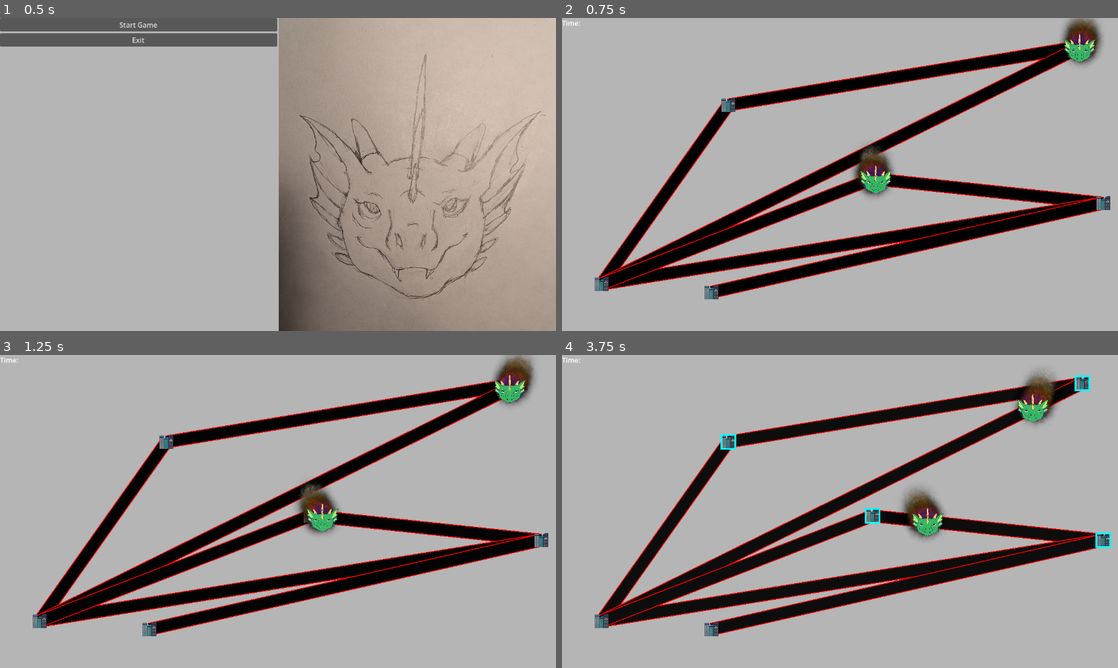
Above: before the commit, frames 1-4 (two rows, left to right).
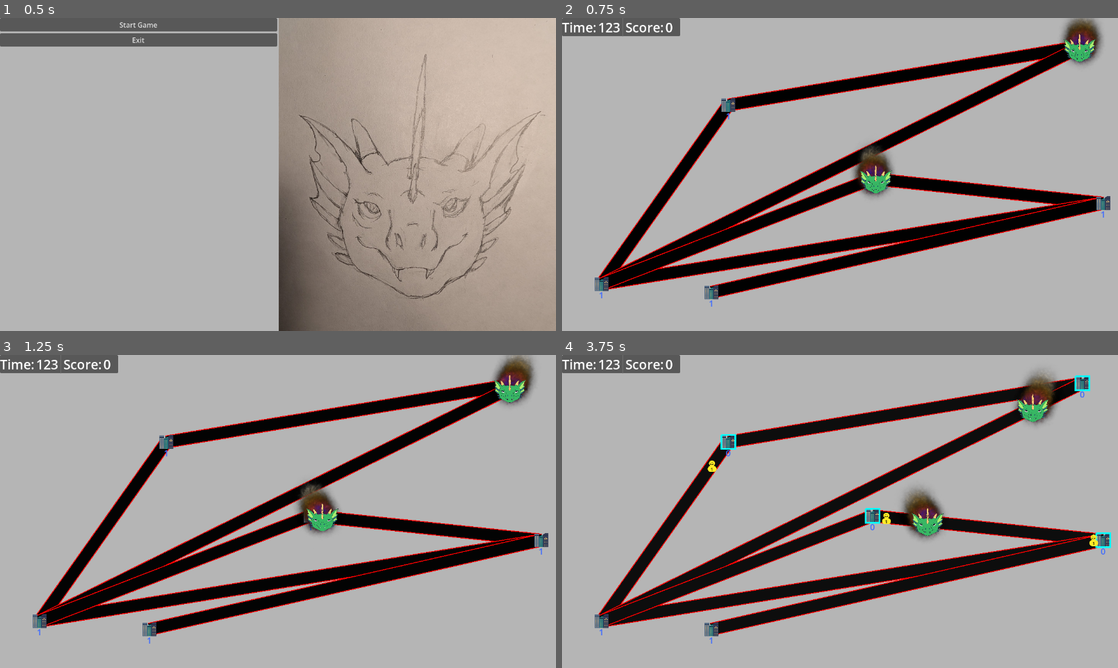
Above: after the commit, the same moments.

Repository: firefly2442/queble-game-jam
Game: Godot game, scene res://scenes/Main.tscn
The game is run twice, just before and just after one commit, with the same random seed, the same clock (stepped at 60 frames per second) and the same inputs.
Inputs (mouse positions are in pixels of both pictures, inside the frame that each line leads up to):
- Up to frame 1 (0.5 s): no input
- Up to frame 2 (0.75 s): click "Start Game" at 0.5 s
- Up to frame 3 (1.25 s): no input
- Up to frame 4 (3.75 s): drag from (1084, 383) to (728, 442) at 1.27 s; drag from (728, 442) to (1084, 383) at 2.02 s; move the mouse to (873, 514) at 2.77 s; click (873, 514) at 2.92 s; drag from (1101, 539) to (728, 442) at 3.52 s

Frame 1 is identical in both runs. In frame 2, 1.2% of the frame differs, in the area x 0-98%, y 0-93%; in frame 3, 1.2%; in frame 4, 1.4%.

Commit message:
feat: get people moving between cities and increasing score

Diff:
--- a/scenes/Game.tscn
+++ b/scenes/Game.tscn
@@ -7,10 +7,38 @@
 
 [node name="CanvasLayer" type="CanvasLayer" parent="." unique_id=2145528082]
 
-[node name="Label" type="Label" parent="CanvasLayer" unique_id=480742732]
-offset_right = 40.0
-offset_bottom = 23.0
+[node name="PanelContainer" type="PanelContainer" parent="CanvasLayer" unique_id=1321009856]
+offset_right = 272.0
+offset_bottom = 42.0
+size_flags_horizontal = 3
+
+[node name="HBoxContainer" type="HBoxContainer" parent="CanvasLayer/PanelContainer" unique_id=763324217]
+layout_mode = 2
+
+[node name="TimerLabel" type="Label" parent="CanvasLayer/PanelContainer/HBoxContainer" unique_id=480742732]
+layout_mode = 2
+theme_override_font_sizes/font_size = 30
 text = "Time:"
+
+[node name="TimerValue" type="Label" parent="CanvasLayer/PanelContainer/HBoxContainer" unique_id=1759522678]
+unique_name_in_owner = true
+layout_mode = 2
+theme_override_font_sizes/font_size = 30
+text = "123"
+
+[node name="VSeparator" type="VSeparator" parent="CanvasLayer/PanelContainer/HBoxContainer" unique_id=1731493083]
+layout_mode = 2
+
+[node name="ScoreLabel" type="Label" parent="CanvasLayer/PanelContainer/HBoxContainer" unique_id=1053470626]
+layout_mode = 2
+theme_override_font_sizes/font_size = 30
+text = "Score:"
+
+[node name="Score" type="Label" parent="CanvasLayer/PanelContainer/HBoxContainer" unique_id=768709311]
+unique_name_in_owner = true
+layout_mode = 2
+theme_override_font_sizes/font_size = 30
+text = "12"
 
 [node name="Cities" type="Node2D" parent="." unique_id=91813364]
 unique_name_in_owner = true
--- a/scenes/entities/City.tscn
+++ b/scenes/entities/City.tscn
@@ -26,4 +26,23 @@
 width = 4.0
 default_color = Color(0, 1, 1, 1)
 
+[node name="PeopleLabel" type="Label" parent="." unique_id=609405220]
+unique_name_in_owner = true
+anchors_preset = 15
+anchor_right = 1.0
+anchor_bottom = 1.0
+offset_left = -5.0
+offset_top = 13.0
+offset_right = 5.0
+offset_bottom = 36.0
+grow_horizontal = 2
+grow_vertical = 2
+theme_override_colors/font_color = Color(0.24313726, 0.41960785, 1, 1)
+theme_override_font_sizes/font_size = 20
+text = "1"
+
+[node name="PeopleTimer" type="Timer" parent="." unique_id=60212395]
+unique_name_in_owner = true
+
 [connection signal="input_event" from="Area2D" to="." method="_on_area_2d_input_event"]
+[connection signal="timeout" from="PeopleTimer" to="." method="_on_people_timer_timeout"]
--- a/scenes/entities/Person.tscn
+++ b/scenes/entities/Person.tscn
@@ -19,3 +19,18 @@
 [node name="CollisionShape2D" type="CollisionShape2D" parent="Area2D" unique_id=1054812038]
 position = Vector2(0.5, 5.5)
 shape = SubResource("RectangleShape2D_4txyp")
+
+[node name="PersonLabel" type="Label" parent="." unique_id=1255018045]
+unique_name_in_owner = true
+anchors_preset = 15
+anchor_right = 1.0
+anchor_bottom = 1.0
+offset_left = -5.0
+offset_top = 7.0
+offset_right = 5.0
+offset_bottom = 30.0
+grow_horizontal = 2
+grow_vertical = 2
+theme_override_colors/font_color = Color(0, 0, 0, 1)
+theme_override_font_sizes/font_size = 20
+text = "1"
--- a/scripts/Game.gd
+++ b/scripts/Game.gd
@@ -88,6 +88,15 @@
 func _user_select_city(city: City) -> void:
 	GameState.selected_city = city
 	city.drawBox()
+	if city.number_people_waiting > 0:
+		var person_scene: PackedScene = load("uid://c4nu0w2of1ome")
+		var person: Person = person_scene.instantiate()
+		person.global_position = city.global_position
+		person.starting_city = city
+		person.ending_city = city.connected_cities[0]
+		person.setNumberOfPeople(city.number_people_waiting)
+		city.number_people_waiting = 0
+		%People.add_child(person)
 
 func _process(_delta: float) -> void:
-	pass
+	(%Score as Label).text = str(GameState.people_delivered)
--- a/scripts/entities/City.gd
+++ b/scripts/entities/City.gd
@@ -4,6 +4,8 @@
 var city_position: Vector2i
 var connected_cities: Array[City] = []
 signal user_select_city(city: City)
+@export var people_speed: float = 15.0
+var number_people_waiting: int = 1
 
 func _ready() -> void:
 	self.global_position = city_position
@@ -20,9 +22,11 @@
 
 	(%HighlightBox2D as Line2D).visible = false
 
+	(%PeopleTimer as Timer).start(people_speed)
+
 
 func _process(_delta: float) -> void:
-	pass
+	(%PeopleLabel as Label).text = str(number_people_waiting)
 
 
 func addConnectedCity(city: City) -> void:
@@ -35,3 +39,8 @@
 
 func drawBox() -> void:
 	(%HighlightBox2D as Line2D).visible = true
+
+
+func _on_people_timer_timeout() -> void:
+	number_people_waiting += 1
+	(%PeopleLabel as Label).text = str(number_people_waiting)
--- a/scripts/entities/Person.gd
+++ b/scripts/entities/Person.gd
@@ -1,8 +1,67 @@
 class_name Person
 extends Node2D
+
+var starting_city: City ## the city the person is starting from
+var ending_city: City ## the city the person is moving towards
+var number_people: int
+var road: Road ## the road the person is on
+@export var speed: float = 40
+var segment_index: int = 0
+var segment_t: float = 0.0
+var increasing_segment_index: bool = true
 
 func _ready() -> void:
 	pass
 
+func hasMoreSegments() -> bool:
+	return (increasing_segment_index and segment_index < road.points.size() - 1) \
+		or (not increasing_segment_index and segment_index > 0)
+
 func _process(delta: float) -> void:
-	pass
+	(%PersonLabel as Label).text = str(number_people)
+	if not road:
+		road = Utility.getRoadFromCities(starting_city, ending_city)
+		if road.start_city == starting_city:
+			segment_index = 0
+			increasing_segment_index = true
+		else:
+			segment_index = road.road_segments - 1
+			increasing_segment_index = false
+		segment_t = 0.0
+
+	if not starting_city or not ending_city or not road:
+		return
+
+	var distance_left: float = speed * delta
+
+	if global_position.distance_to(ending_city.city_position) < 0.5:
+		GameState.people_delivered += number_people
+		queue_free()
+		return
+
+	var dir: int = 1 if increasing_segment_index else -1
+
+	while distance_left > 0.0 and hasMoreSegments():
+		var from: Vector2 = road.points[segment_index]
+		var to: Vector2 = road.points[segment_index + dir]
+		var segment_length: float = from.distance_to(to)
+
+		var snow: float = road.snow_amount[segment_index]
+		var minimum_speed: float = 0.4
+		var speed_factor: float = lerp(1.0, minimum_speed, snow)
+
+		var effective_distance: float = distance_left * speed_factor
+		var remaining: float = segment_length - segment_t
+
+		if effective_distance < remaining:
+			segment_t += effective_distance
+			global_position = from.lerp(to, segment_t / segment_length)
+			distance_left = 0.0
+		else:
+			global_position = to
+			segment_t = 0.0
+			segment_index += dir
+			distance_left -= remaining / speed_factor
+
+func setNumberOfPeople(n: int) -> void:
+	number_people = n
--- a/scripts/singletons/Game_State.gd
+++ b/scripts/singletons/Game_State.gd
@@ -10,5 +10,7 @@
 
 var selected_city: City
 
+var people_delivered: int = 0
+
 func _ready() -> void:
 	pass
